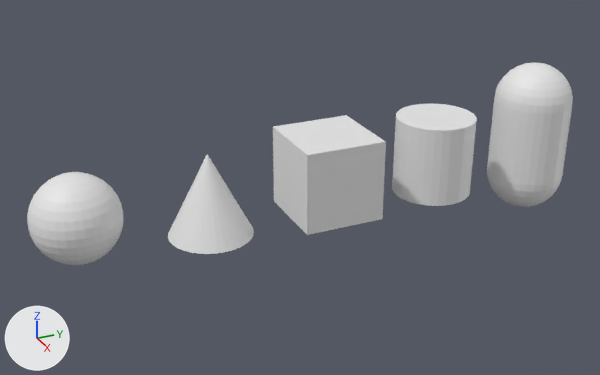
A saved change to the Blender file models/simple.blend.
Rendered twice from a camera (50 mm lens) standing at (16.56, -8.18, 8.03) and looking at (1.07, -1.21, 0.28). The axes (+X, +Y, +Z) are drawn at lower left. The lights are the same throughout.

Script lines for the objects in view, before the commit:
```python
me_cube = bpy.data.meshes.new('cube')
me_cube.from_pydata(...)  # a box spanning x -1.0..1.0, y -1.0..1.0, z -1.0..1.0
me_cylinder = bpy.data.meshes.new('cylinder')
me_cylinder.from_pydata(...)  # a 32-sided cylinder along z spanning x -1.0..1.0, y -1.0..1.0, z -1.0..1.0
me_sphere = bpy.data.meshes.new('sphere')
me_sphere.from_pydata(...)  # a UV sphere (32 segments, 16 rings, poles along z) spanning x -1.0..1.0, y -1.0..1.0, z -1.0..1.0
ob_cube = bpy.data.objects.new('cube', me_cube)
ob_cube.location = (0.0, 0.0, 0.0)
ob_cylinder = bpy.data.objects.new('cylinder', me_cylinder)
ob_cylinder.location = (0.0, 3.0, 0.0)
ob_sphere = bpy.data.objects.new('sphere', me_sphere)
ob_sphere.location = (0.0, -6.0, 0.0)
# also in view: 'capsule' at (0.0, 6.0, 0.0); 'cone' at (0.0, -3.0, 0.0)
```
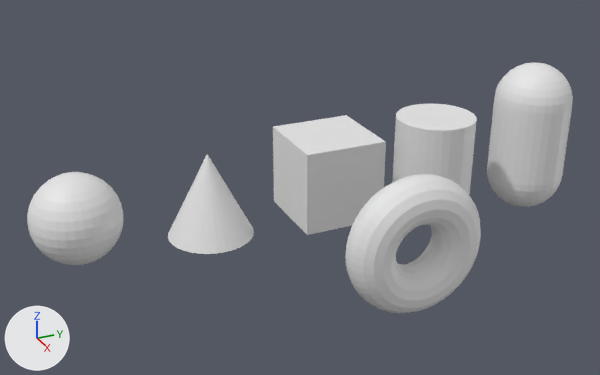
Commit message: a test torus

Edits to the bpy script that builds the scene:
```text
Add me_torus:
    me_torus.from_pydata(...)  # a torus around x (ring radius 1.0, tube radius 0.5) spanning x -0.5..0.5, y -1.5..1.5, z -1.5..1.5
Add ob_torus:
    ob_torus = bpy.data.objects.new('torus', me_torus)
    ob_torus.location = (4.0, 0.0, 0.0)
```

Pixel boxes (x1, y1, x2, y2) of what changed, in the pictures (600 x 375 px):
'torus', added
    after: (345, 174, 481, 313)
